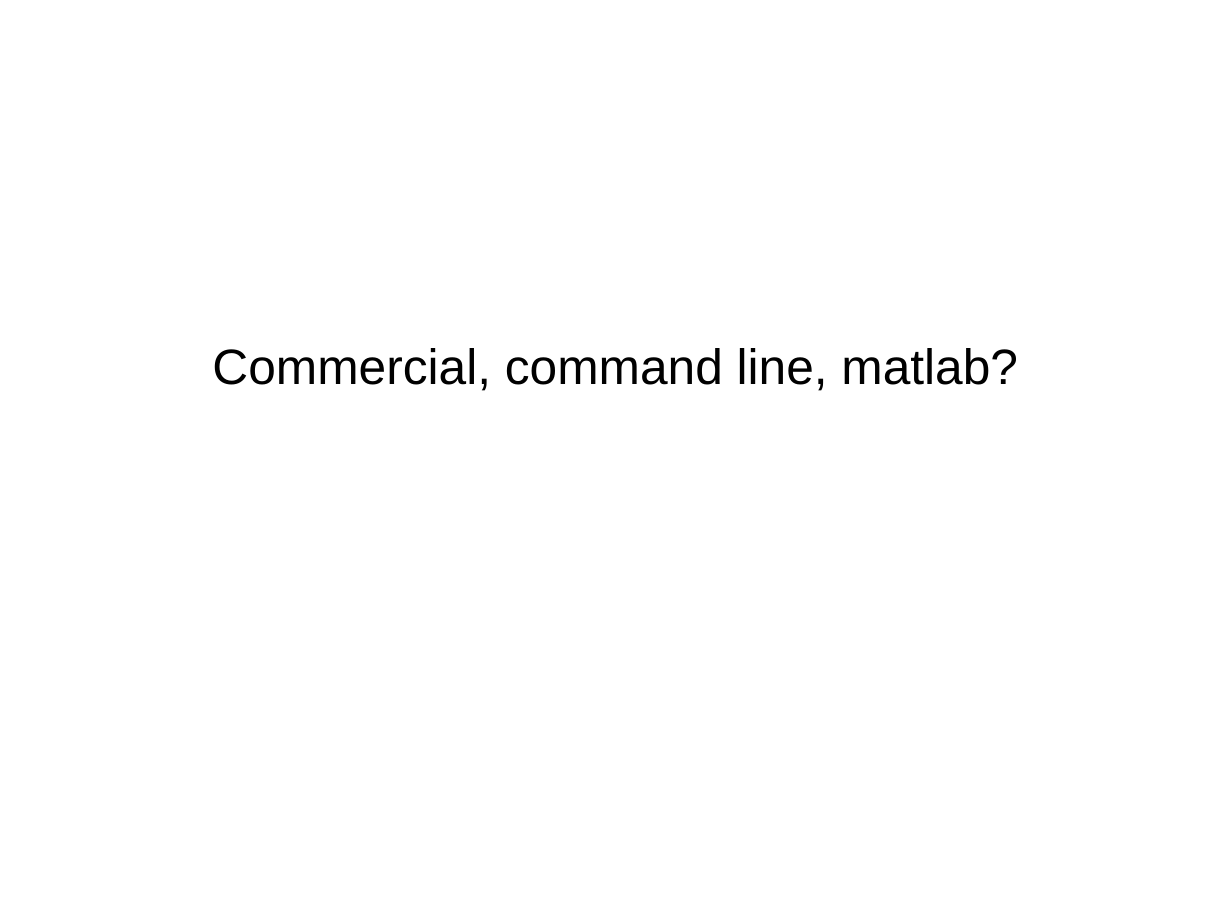
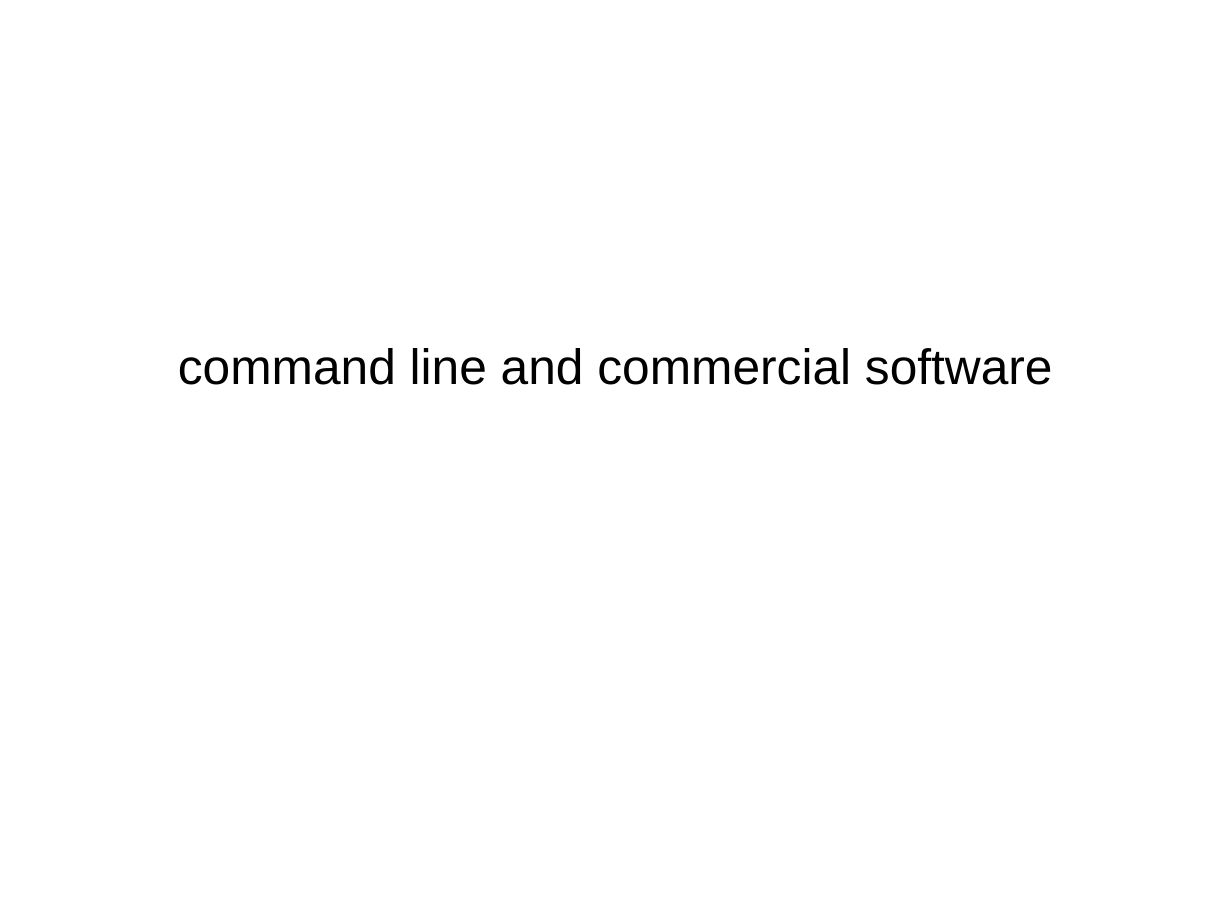
Before and after one commit to amueller/talks_odt, a slide deck: slide 16 of pycon_india_keynote.odp (slide 15 before the commit). Drawn at 1232x924 pixels with LibreOffice and Linux fonts; fonts in the diff are those of the drawing. Boxes give left, top, right and bottom in pixels: in the first picture for what was removed or moved away, otherwise in the second. Text is boxed around its words. In the diff, an @@ line names an element or a change of style, - is before the commit and + after.

```diff
--- a/pycon_india_keynote.odp
+++ b/pycon_india_keynote.odp
@@ subtitle at bbox=[178, 348, 1053, 385]: text changed @@
-Commercial, command line, matlab?
+command line and commercial software
```
Also in this commit, not shown: 8 slides added, 10 slides removed.
